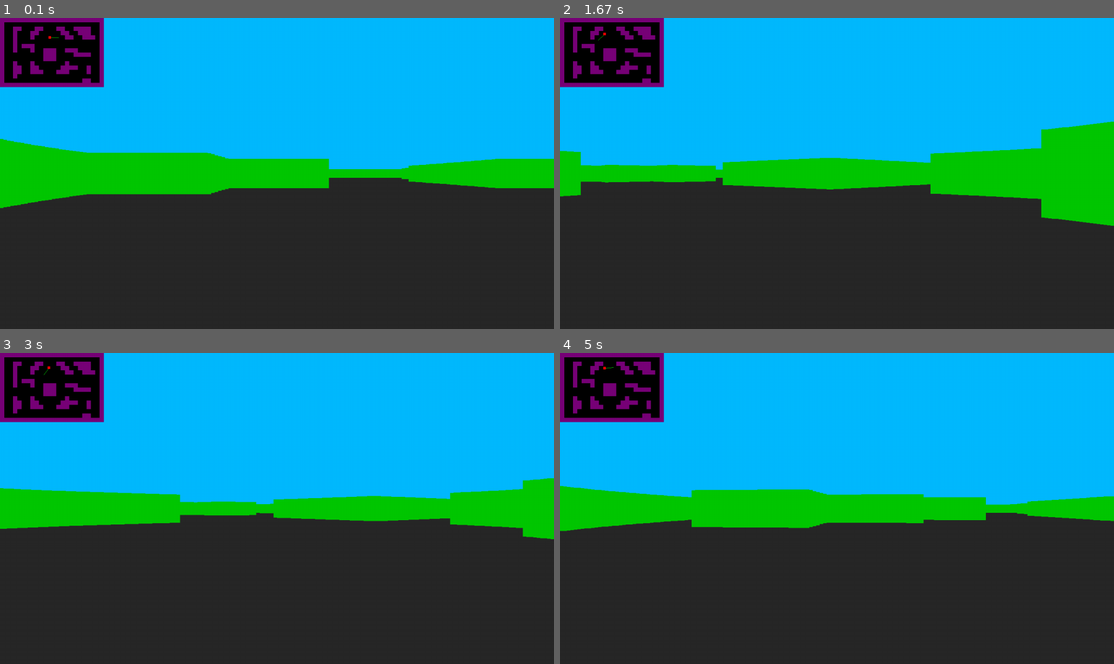
Above: before the commit, frames 1-4 (two rows, left to right).
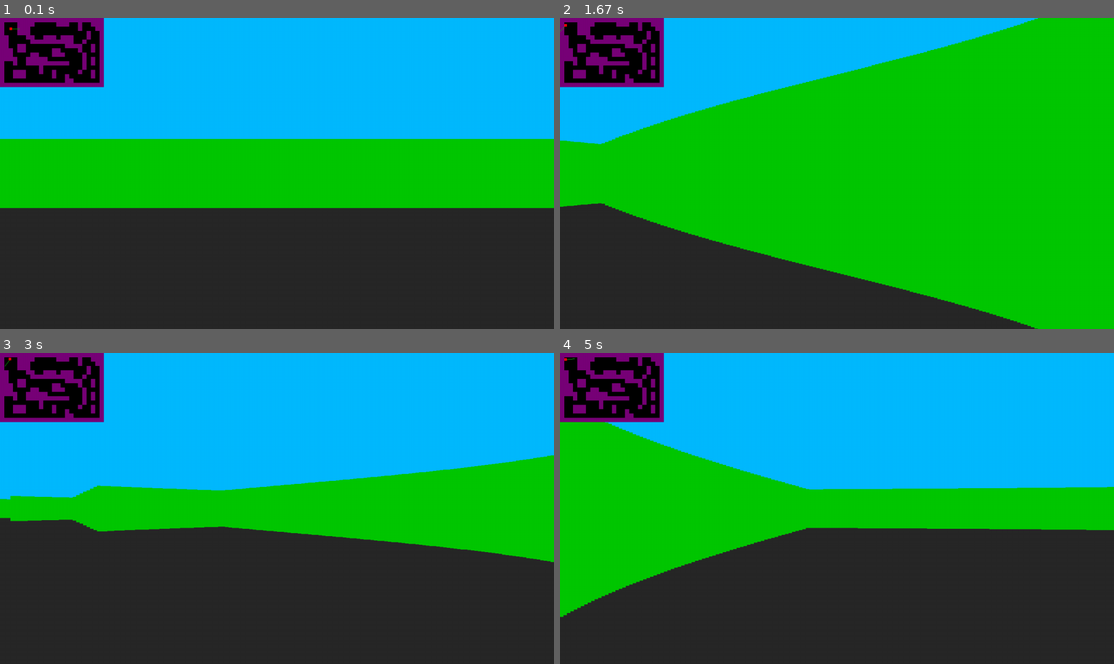
Above: after the commit, the same moments.

Repository: bo1ledOwl/YandexLyceumPyGameProject
Game: pygame game, started from main.py
Same seed, same stepped clock (60 frames per second), same inputs: the game is played once before the commit and once after it.
Inputs (mouse positions are in pixels of both pictures, inside the frame that each line leads up to):
- Up to frame 1 (0.1 s): no input
- Up to frame 2 (1.67 s): hold D 0.33-0.8 s; move the mouse to (814, 185) at 0.37 s; hold W 0.83-1.13 s; move the mouse to (1014, 164) at 0.87 s; hold D 1.17-1.63 s; move the mouse to (704, 176) at 1.2 s
- Up to frame 3 (3 s): hold A 1.67-2.2 s; move the mouse to (105, 461) at 1.7 s; hold S 2.23-2.53 s; move the mouse to (360, 399) at 2.27 s; hold A 2.57-2.97 s; move the mouse to (343, 536) at 2.6 s
- Up to frame 4 (5 s): hold W 3-3.37 s; move the mouse to (692, 393) at 3.03 s; hold D 3.4-4.03 s; move the mouse to (848, 402) at 3.43 s; hold S 4.07-4.43 s; move the mouse to (704, 446) at 4.1 s; hold A 4.47-4.93 s; move the mouse to (809, 589) at 4.5 s; hold D from 4.97 s (still down)

The runs differ from the first frame. In frame 1, 14% of the frame differs, in the area x 0-100%, y 1-62%; in frame 2, 53%, in the area x 0-100%, y 0-100%; in frame 3, 12%; in frame 4, 17%.

Commit message:
фикс скольжения и отрисовки стен при нём, новая карта и мелкие доработки

Diff:
--- a/drawing.py
+++ b/drawing.py
@@ -16,9 +16,11 @@
     def draw_minimap(self, player):
         pygame.draw.rect(self.sc, BLACK, (0, 0, world_map[-1][0] * MINIMAP_SCALE, world_map[-1][1] * MINIMAP_SCALE))
         for wall in world_map:
-            pygame.draw.rect(self.sc, PURPLE, (wall[0] * MINIMAP_SCALE, wall[1] * MINIMAP_SCALE, TILE * MINIMAP_SCALE, TILE * MINIMAP_SCALE))
+            pygame.draw.rect(self.sc, PURPLE, (wall[0] * MINIMAP_SCALE, wall[1] * MINIMAP_SCALE,
+                                               TILE * MINIMAP_SCALE, TILE * MINIMAP_SCALE))
         x, y = player.x, player.y
         pygame.draw.line(self.sc, GREEN, (x * MINIMAP_SCALE, y * MINIMAP_SCALE),
-        ((x + MINIMAP_DEPTH * cos(radians(player.angle))) * MINIMAP_SCALE, (y + MINIMAP_DEPTH * sin(radians(player.angle))) * MINIMAP_SCALE))
+                         ((x + MINIMAP_DEPTH * cos(radians(player.angle))) * MINIMAP_SCALE,
+                         (y + MINIMAP_DEPTH * sin(radians(player.angle))) * MINIMAP_SCALE))
         pygame.draw.rect(self.sc, RED,
                          ((x - 15) * MINIMAP_SCALE, (y - 15) * MINIMAP_SCALE, 30 * MINIMAP_SCALE, 30 * MINIMAP_SCALE))
--- a/map.py
+++ b/map.py
@@ -1,8 +1,10 @@
 from settings import *
 from PIL import Image
 
+
 def map_coords(x, y):
     return (x // TILE) * TILE, (y // TILE) * TILE
+
 
 world_map = set()
 im = Image.open("maps/map.png")
--- a/player.py
+++ b/player.py
@@ -2,6 +2,7 @@
 from map import *
 import pygame
 import math
+
 
 class Player:
     def __init__(self, start_coords):
@@ -18,26 +19,25 @@
         elif not map_coords(self.x, self.y - PLAYER_SPEED) in world_map and dy < 0:
             self.y += dy
 
-
     def movement(self):
-        self.sin_a = math.sin(math.radians(self.angle))
-        self.cos_a = math.cos(math.radians(self.angle))
+        sin_a = math.sin(math.radians(self.angle))
+        cos_a = math.cos(math.radians(self.angle))
         keys = pygame.key.get_pressed()
         if keys[pygame.K_w]:
-            delta_x = PLAYER_SPEED * self.cos_a
-            delta_y = PLAYER_SPEED * self.sin_a
+            delta_x = PLAYER_SPEED * cos_a
+            delta_y = PLAYER_SPEED * sin_a
             self.check_intersection(delta_x, delta_y)
         if keys[pygame.K_s]:
-            delta_x = -PLAYER_SPEED * self.cos_a
-            delta_y = -PLAYER_SPEED * self.sin_a
+            delta_x = -PLAYER_SPEED * cos_a
+            delta_y = -PLAYER_SPEED * sin_a
             self.check_intersection(delta_x, delta_y)
         if keys[pygame.K_a]:
-            delta_x = PLAYER_SPEED * self.sin_a
-            delta_y = -PLAYER_SPEED * self.cos_a
+            delta_x = PLAYER_SPEED * sin_a
+            delta_y = -PLAYER_SPEED * cos_a
             self.check_intersection(delta_x, delta_y)
         if keys[pygame.K_d]:
-            delta_x = -PLAYER_SPEED * self.sin_a
-            delta_y = PLAYER_SPEED * self.cos_a
+            delta_x = -PLAYER_SPEED * sin_a
+            delta_y = PLAYER_SPEED * cos_a
             self.check_intersection(delta_x, delta_y)
 
     def rotate_camera(self, mouse_move=(0, 0)):
--- a/ray_casting.py
+++ b/ray_casting.py
@@ -2,6 +2,7 @@
 import math
 from settings import *
 from map import *
+
 
 def ray_casting_func(player, sc):
     a = (player.angle - HALF_FOV) % 360
Binary file changed: maps/map.png
